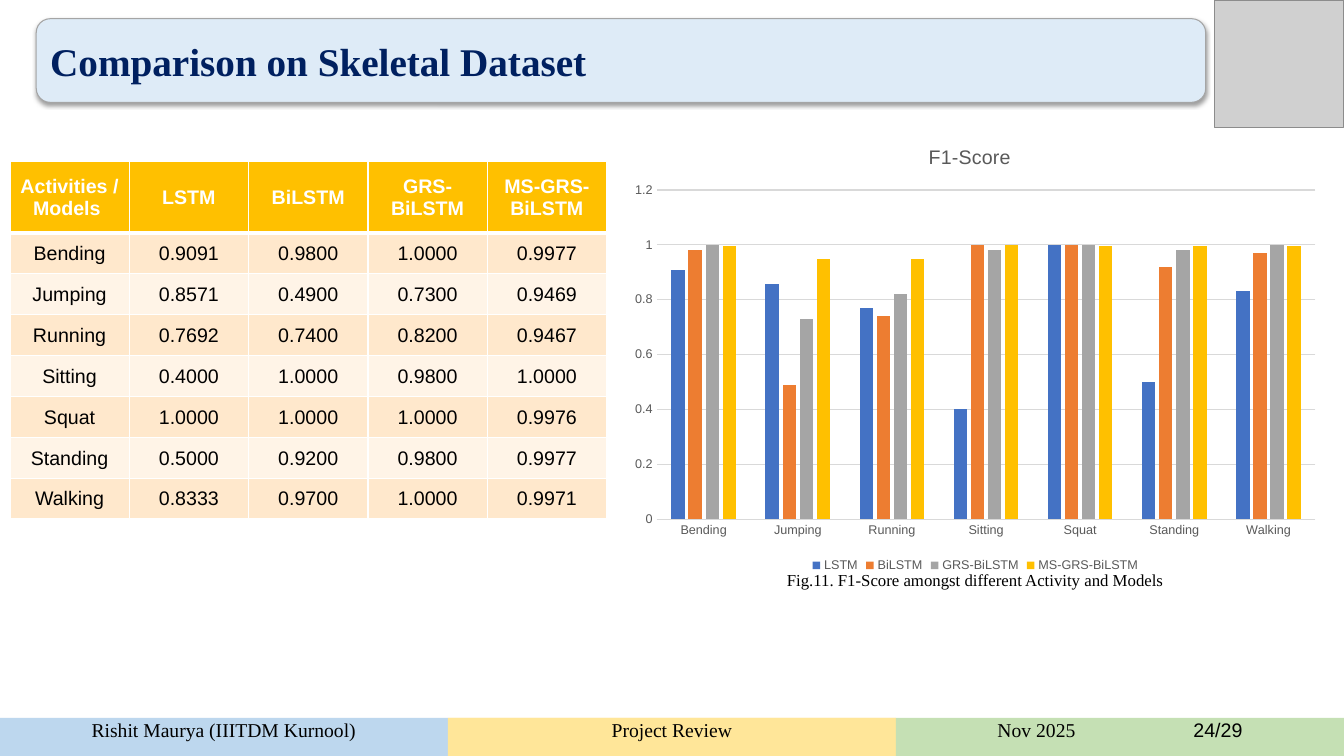
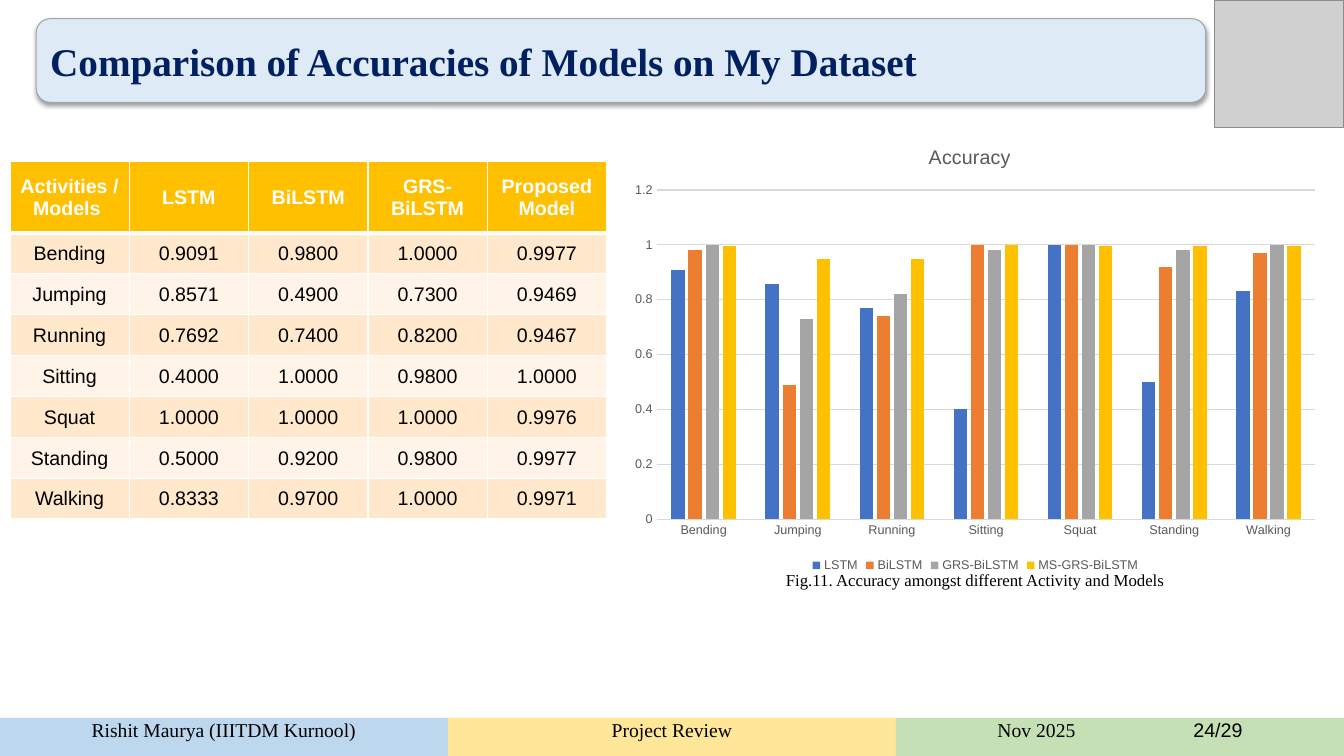
Before and after one commit to rishitmaurya/Human-Activity-Recognition, a slide deck: slide 24 of documents/HAR_rishit.pptx. Drawn at 1344x756 pixels with LibreOffice and Linux fonts; fonts in the diff are those of the drawing; grey boxes stand for pictures. Boxes give left, top, right and bottom in pixels: in the first picture for what was removed or moved away, otherwise in the second. Text is boxed around its words. In the diff, an @@ line names an element or a change of style, - is before the commit and + after.

```diff
--- a/documents/HAR_rishit.pptx
+++ b/documents/HAR_rishit.pptx
@@ text in rounded rectangle at [50, 48, 917, 83]: text changed @@
-Comparison on Skeletal Dataset
+Comparison of Accuracies of Models on My Dataset
@@ column chart at [621, 127, 1330, 577] @@
@@ title "F1-Score   " to "Accuracy   " @@
@@ table at [10, 161, 605, 519] @@
-row 1, column 5: MS-GRS-BiLSTM
+row 1, column 5: Proposed Model
@@ text at [786, 574, 1164, 590]: text changed @@
-Fig.11. F1-Score amongst different Activity and Models
+Fig.11. Accuracy amongst different Activity and Models
```
Also in this commit, not shown: 8 other slides changed, 9 other files.
